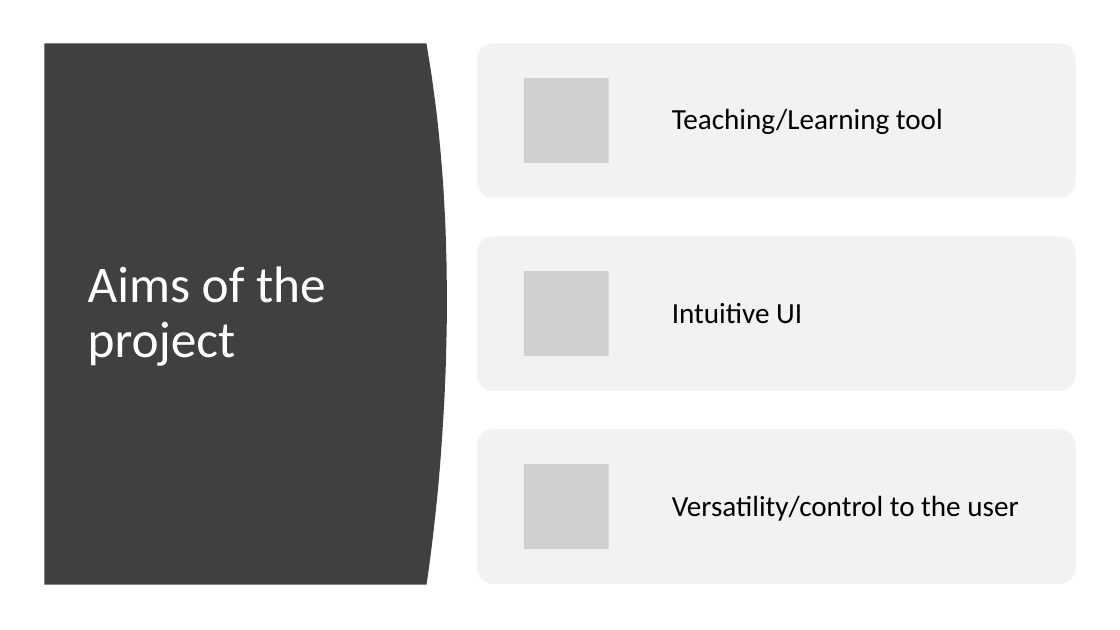
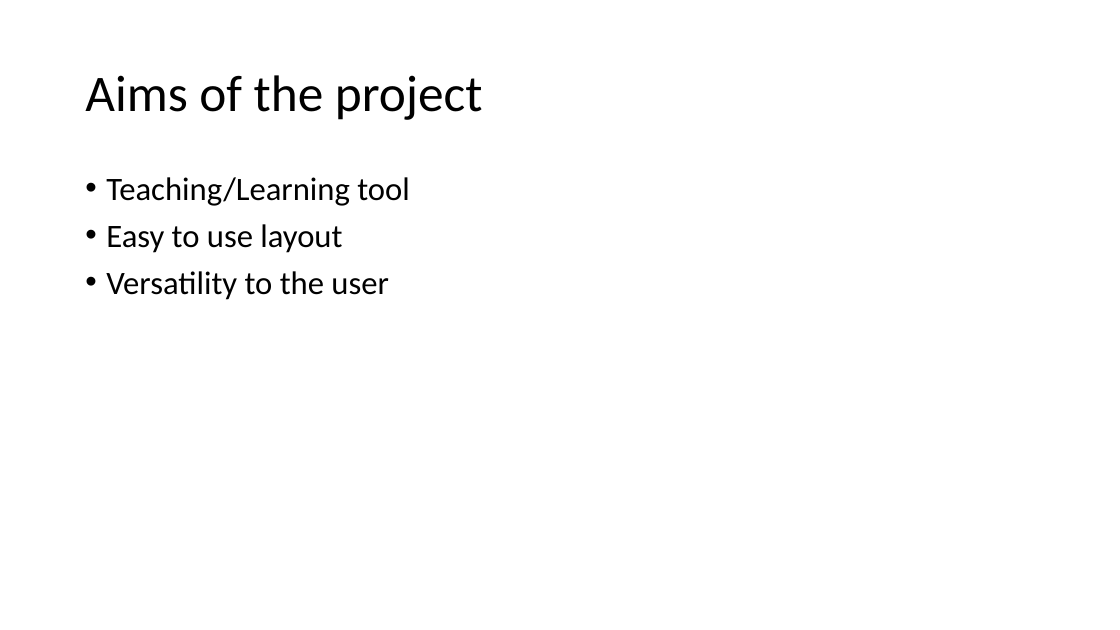
Before and after one commit to LMacPhail/ford-fulkerson, a slide deck: slide 6 of presentation-slides.pptx. Drawn at 1120x630 pixels with LibreOffice and Linux fonts; fonts in the diff are those of the drawing; grey boxes stand for pictures. Boxes give left, top, right and bottom in pixels: in the first picture for what was removed or moved away, otherwise in the second. Text is boxed around its words. In the diff, an @@ line names an element or a change of style, - is before the commit and + after.

Commit message:
removed styles from slides

```diff
--- a/presentation-slides.pptx
+++ b/presentation-slides.pptx
@@ freeform shape removed at bbox=[45, 44, 447, 585] @@
@@ title "Aims of the project": place and size @@
-title "Aims of the project" at bbox=[88, 266, 326, 366]
+title "Aims of the project" at bbox=[85, 75, 483, 120]
@@ title "Aims of the project" at bbox=[85, 75, 483, 120]: text colour #FFFFFF to #000000 @@
@@ text added at bbox=[106, 177, 409, 300], 28 pt, text #000000 @@
+• Teaching/Learning tool
+• Easy to use layout
+• Versatility to the user
@@ group removed at bbox=[477, 44, 1075, 584]: 3 rounded rectangles, 3 pictures, 3 texts @@
-Teaching/Learning tool
-Intuitive UI
-Versatility/control to the user
```
Also in this commit, not shown: 4 other slides changed.
